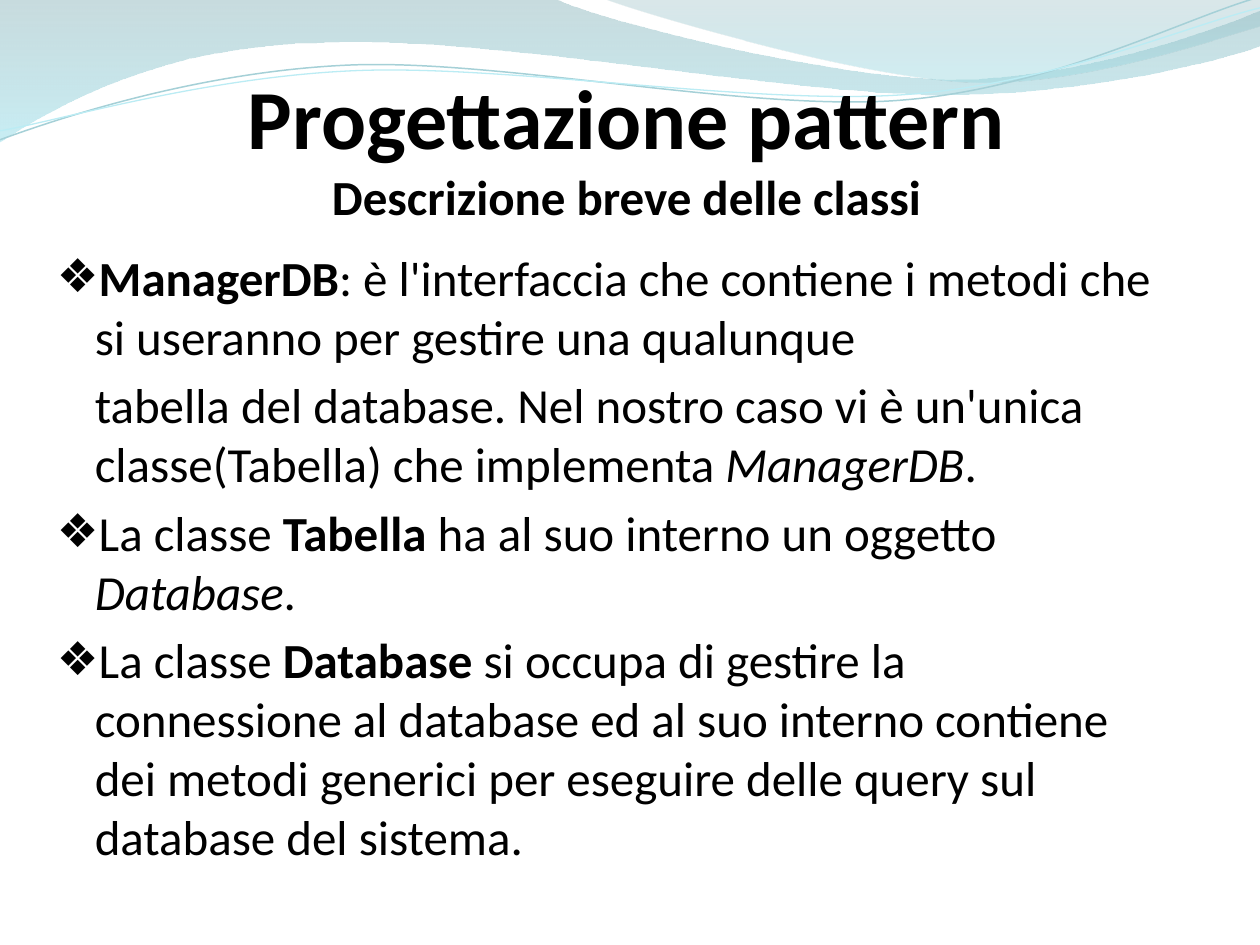
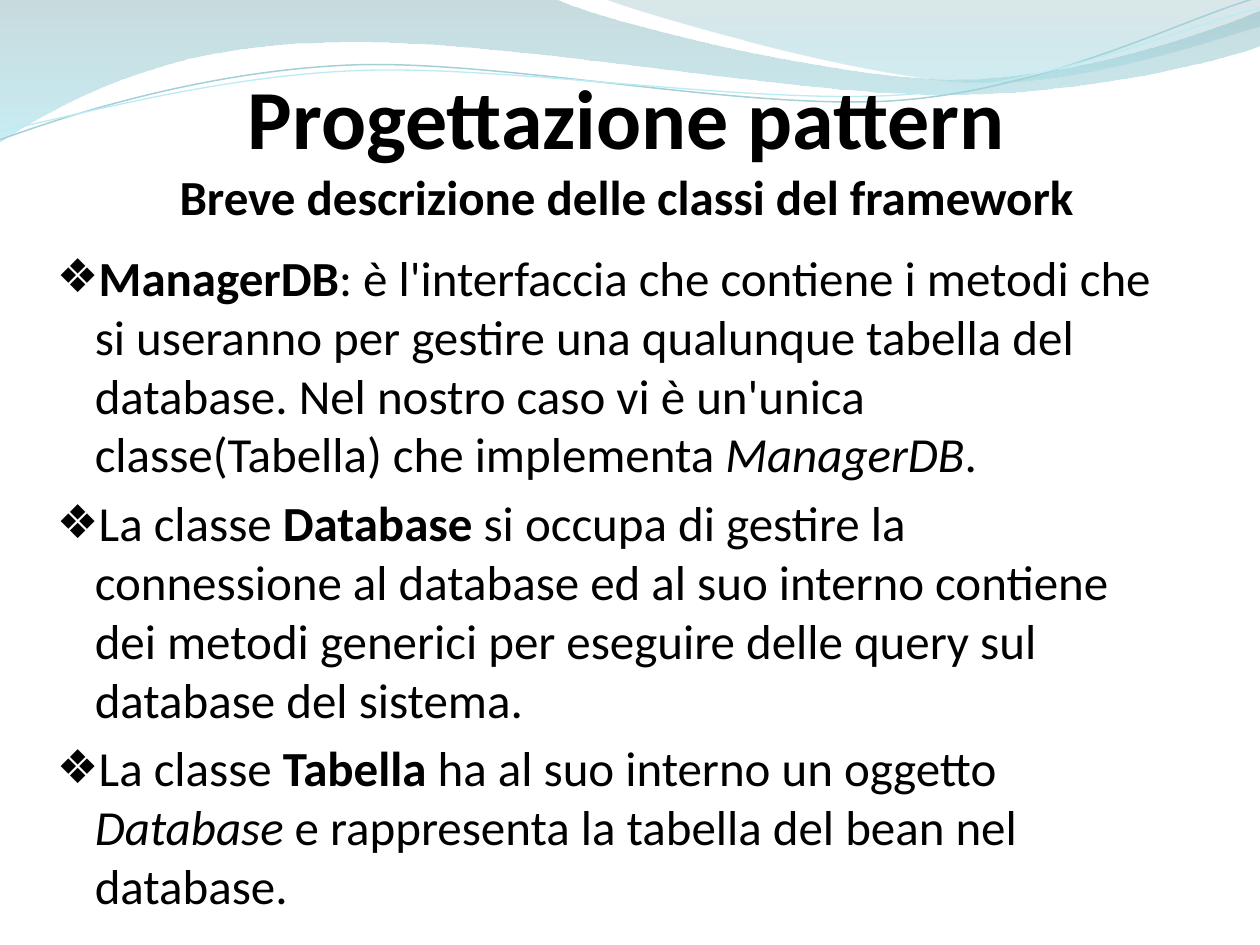
Before and after one commit to ammirate/at-silo, a slide deck: slide 8 of Presentazione/Atsilo1/Scafuro/[BOZZA] Presentazione framework.pptx (slide 9 before the commit). Drawn at 1260x945 pixels with LibreOffice and Linux fonts; fonts in the diff are those of the drawing. Boxes give left, top, right and bottom in pixels: in the first picture for what was removed or moved away, otherwise in the second. Text is boxed around its words. In the diff, an @@ line names an element or a change of style, - is before the commit and + after.

```diff
--- a/Presentazione/Atsilo1/Scafuro/[BOZZA] Presentazione framework.pptx
+++ b/Presentazione/Atsilo1/Scafuro/[BOZZA] Presentazione framework.pptx
@@ text "Progettazione pattern": place and size @@
-text "Progettazione pattern" at (248,79,1005,216)
+text "Progettazione pattern" at (180,79,1073,216)
@@ text at (180,180,1073,216): text changed @@
-Descrizione breve delle classi
+Breve descrizione delle classi del framework
@@ text at (95,262,1151,481): text changed @@
-❖ ManagerDB: è l'interfaccia che contiene i metodi che si useranno per gestire una qualunque
-tabella del database. Nel nostro caso vi è un'unica classe(Tabella) che implementa ManagerDB.
-❖ La classe Tabella ha al suo interno un oggetto Database.
+❖ ManagerDB: è l'interfaccia che contiene i metodi che si useranno per gestire una qualunque tabella del database. Nel nostro caso vi è un'unica classe(Tabella) che implementa ManagerDB.
@@ text at (95,751,1017,905): paragraph added @@
+❖ La classe Tabella ha al suo interno un oggetto Database e rappresenta la tabella del bean nel database.
```
Also in this commit, not shown: 5 other slides changed, 4 slides added, 1 slide removed.
